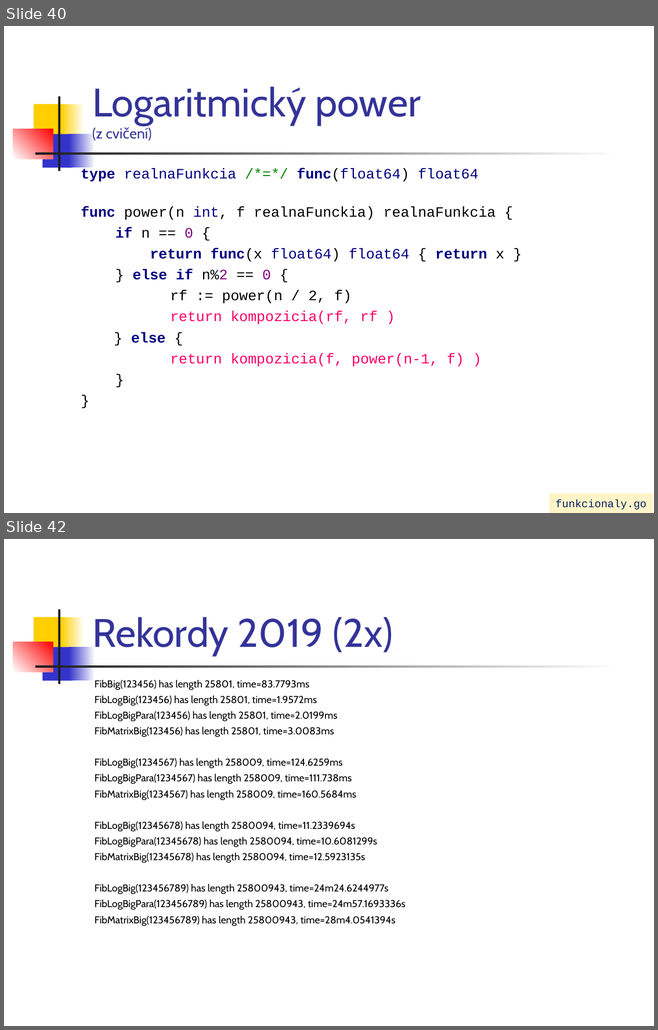
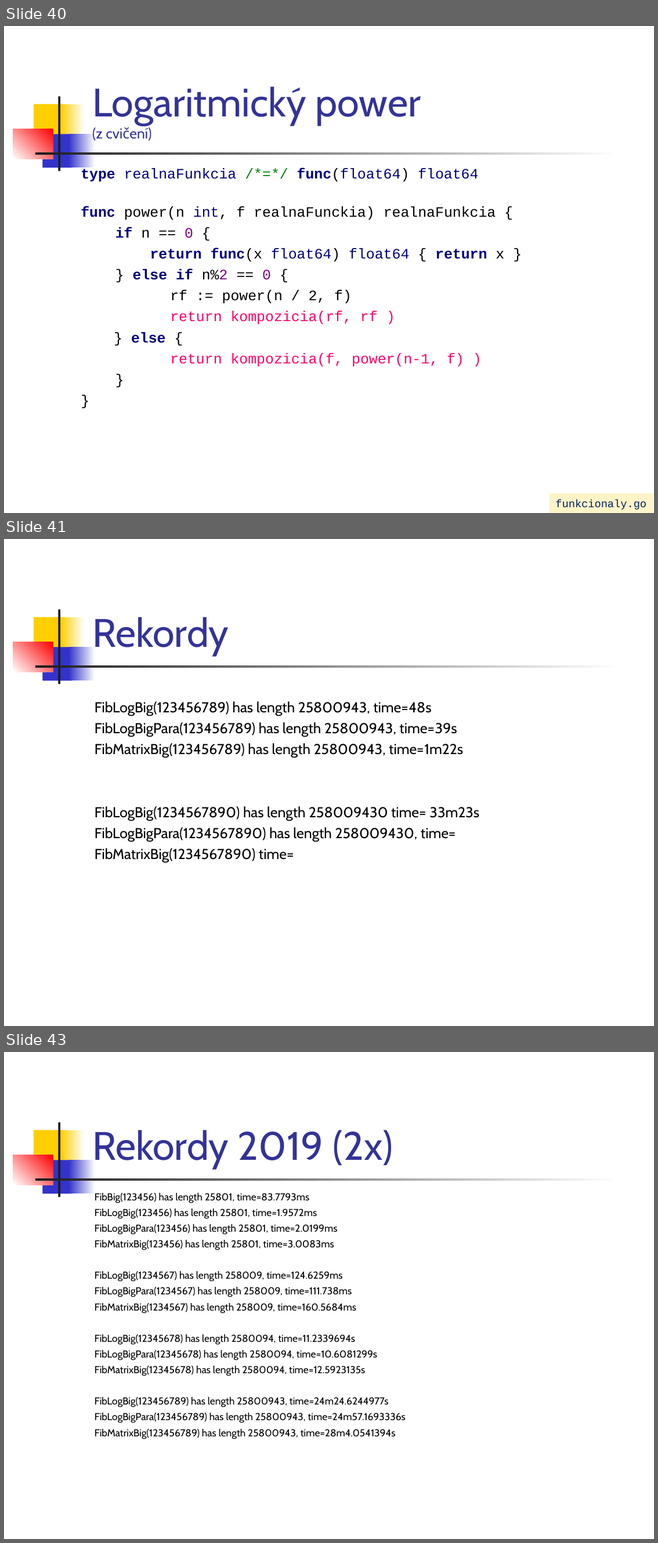
Before and after one commit to paradigmy/Prednasky, a slide deck: 02/go1.ppt. Shown one above the other, each under a label of ours: slides 40 and 42 before the commit, slides 40, 41 and 43 after it; the slides between them are not shown. The pictures are 658x1030 and 658x1543 pixels, drawn with LibreOffice and Linux fonts; fonts in the diff are those of the drawing. Boxes give left, top, right and bottom in pixels: in the first picture for what was removed or moved away, otherwise in the second. Text is boxed around its words. In the diff, an @@ line names an element or a change of style, - is before the commit and + after.

```diff
--- a/02/go1.ppt
+++ b/02/go1.ppt
@@ slide 41 added at (x1=4, y1=539, x2=654, y2=1026), background #FFFFFF; not listed: 7 template elements that a slide beside it also shows @@
@@ title added at (x1=92, y1=617, x2=228, y2=656), 44 pt, text #333399 @@
+Rekordy
@@ text added at (x1=94, y1=701, x2=479, y2=862), 16 pt, text #000000 @@
+FibLogBig(123456789) has length 25800943, time=48s
+FibLogBigPara(123456789) has length 25800943, time=39s
+FibMatrixBig(123456789) has length 25800943, time=1m22s
+FibLogBig(1234567890) has length 258009430 time= 33m23s
+FibLogBigPara(1234567890) has length 258009430, time=
+FibMatrixBig(1234567890) time=
@@ what was slide 42 is now slide 43 @@
```
Also in this commit, not shown: 7 slides changed, 7 other files.
